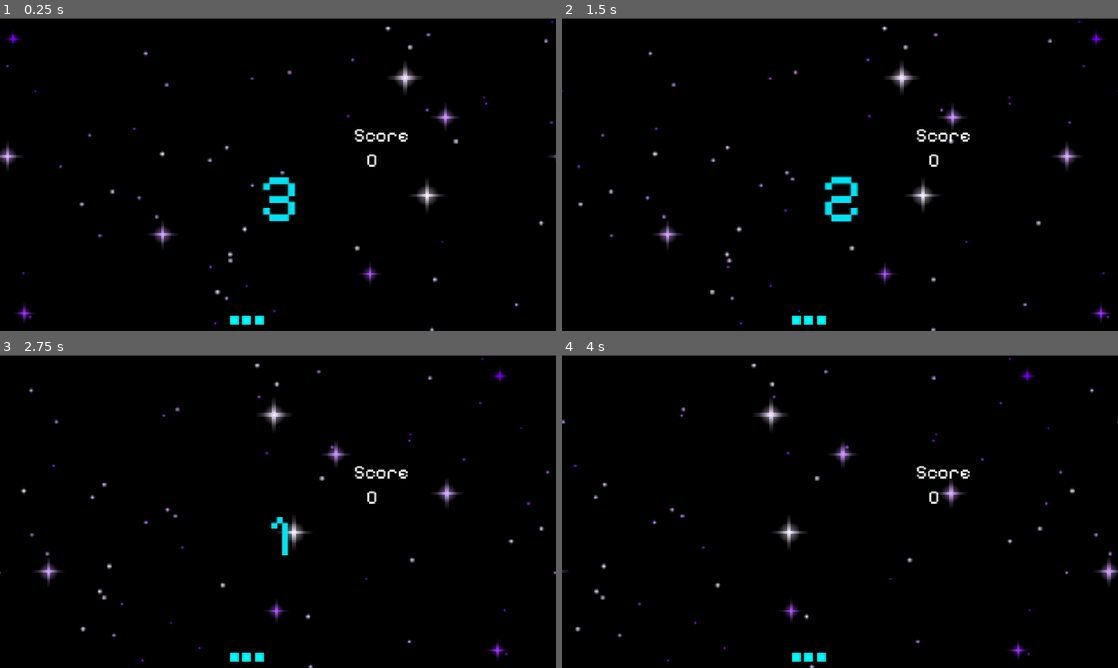
Above: before the commit, frames 1-4 (two rows, left to right).
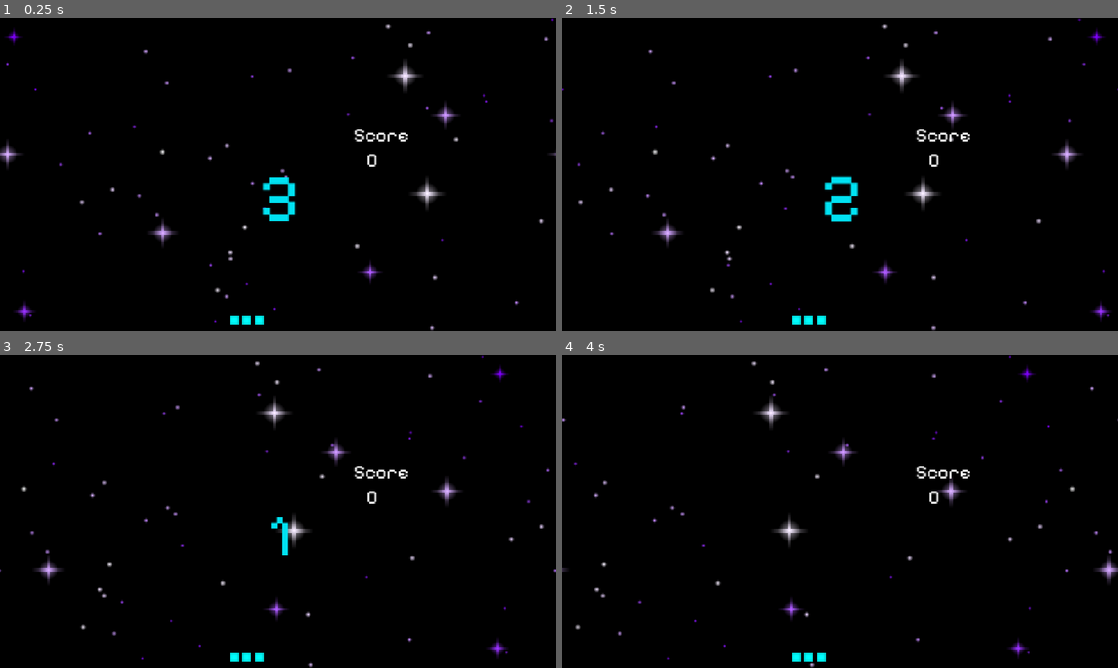
Above: after the commit, the same moments.

Repository: akhakhakh/Project-2.1-Light-Festival
Game: Godot game, scene res://scenes_stacker/Main.tscn
The game is run twice, just before and just after one commit, with the same random seed, the same clock (stepped at 60 frames per second) and the same inputs.
Inputs:
- Up to frame 1 (0.25 s): no input
- Up to frame 2 (1.5 s): hold Left (green_button) 0.53-1.28 s; tap Up (blue_button) at 1.35 s
- Up to frame 3 (2.75 s): tap Left (green_button) at 1.55 s; hold Left (green_button) from 2.03 s (still down)
- Up to frame 4 (4 s): release Left (green_button) at 2.78 s; tap Down (red_button) at 2.85 s; tap Left (green_button) at 3.05, 3.8 s; hold Right (yellow_button) from 3.53 s (still down)

The runs differ from the first frame. In frame 1, 1.6% of the frame differs, in the area x 0-100%, y 0-100%; in frame 2, 1.7%; in frame 3, 1.7%; in frame 4, 1.7%.

Commit message:
fixed issues

Diff:
--- a/stacker_game/stacker-prototype/scenes_stacker/Main.tscn
+++ b/stacker_game/stacker-prototype/scenes_stacker/Main.tscn
@@ -90,7 +90,7 @@
 
 [node name="Galaxy" type="Sprite2D" parent="."]
 material = SubResource("ShaderMaterial_tipki")
-position = Vector2(576.75, 326)
+position = Vector2(577, 322)
 scale = Vector2(0.59973955, 0.6018519)
 texture = ExtResource("3_gmg3d")
 
